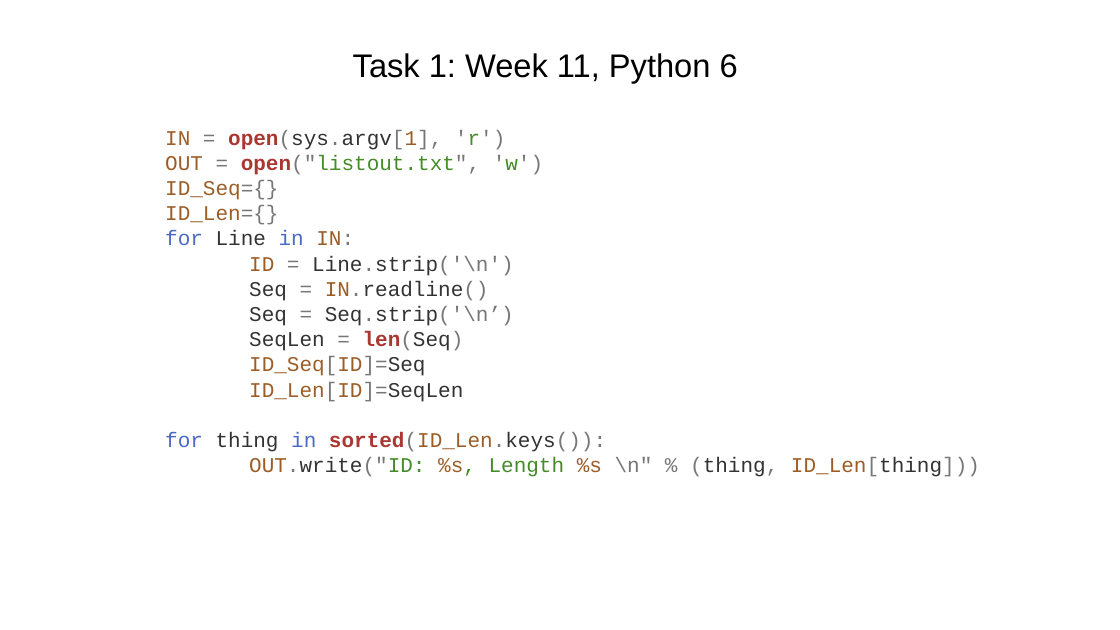
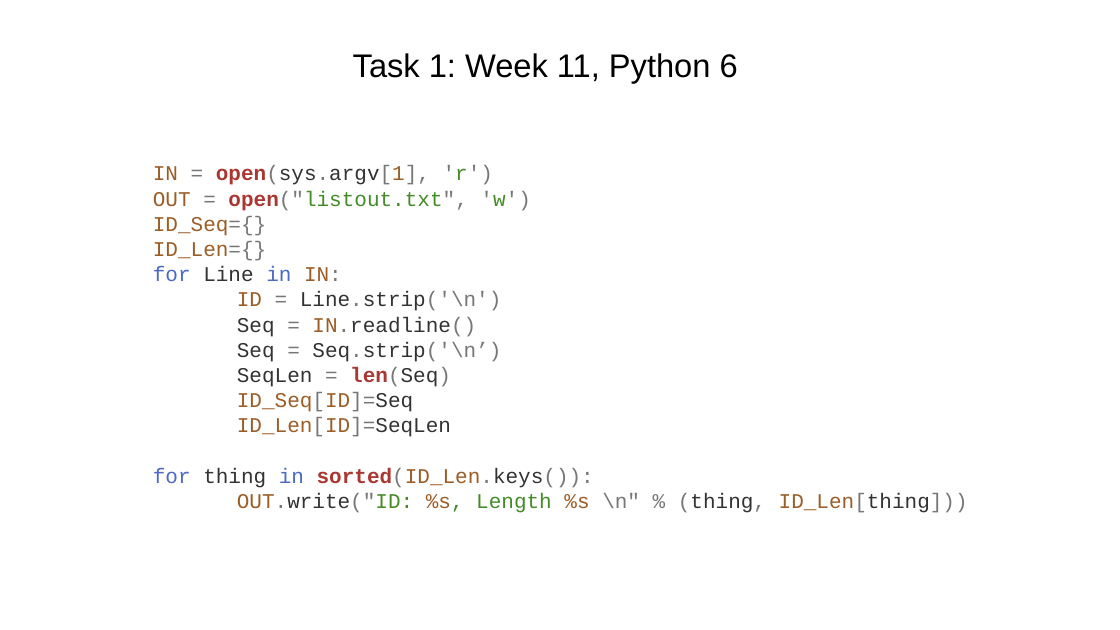
Before and after one commit to tparchman/F23_BIOL792, a slide deck: slide 1 of week12_python7_pandas/python12_numpy_pandas.pptx. Drawn at 1120x630 pixels with LibreOffice and Linux fonts; fonts in the diff are those of the drawing. Boxes give left, top, right and bottom in pixels: in the first picture for what was removed or moved away, otherwise in the second. Text is boxed around its words. In the diff, an @@ line names an element or a change of style, - is before the commit and + after.

```diff
--- a/week12_python7_pandas/python12_numpy_pandas.pptx
+++ b/week12_python7_pandas/python12_numpy_pandas.pptx
@@ text "IN = open(sys.argv[1], 'r')": place and size @@
-text "IN = open(sys.argv[1], 'r')" at bbox=[165, 130, 980, 477]
+text "IN = open(sys.argv[1], 'r')" at bbox=[153, 165, 968, 513]
```
